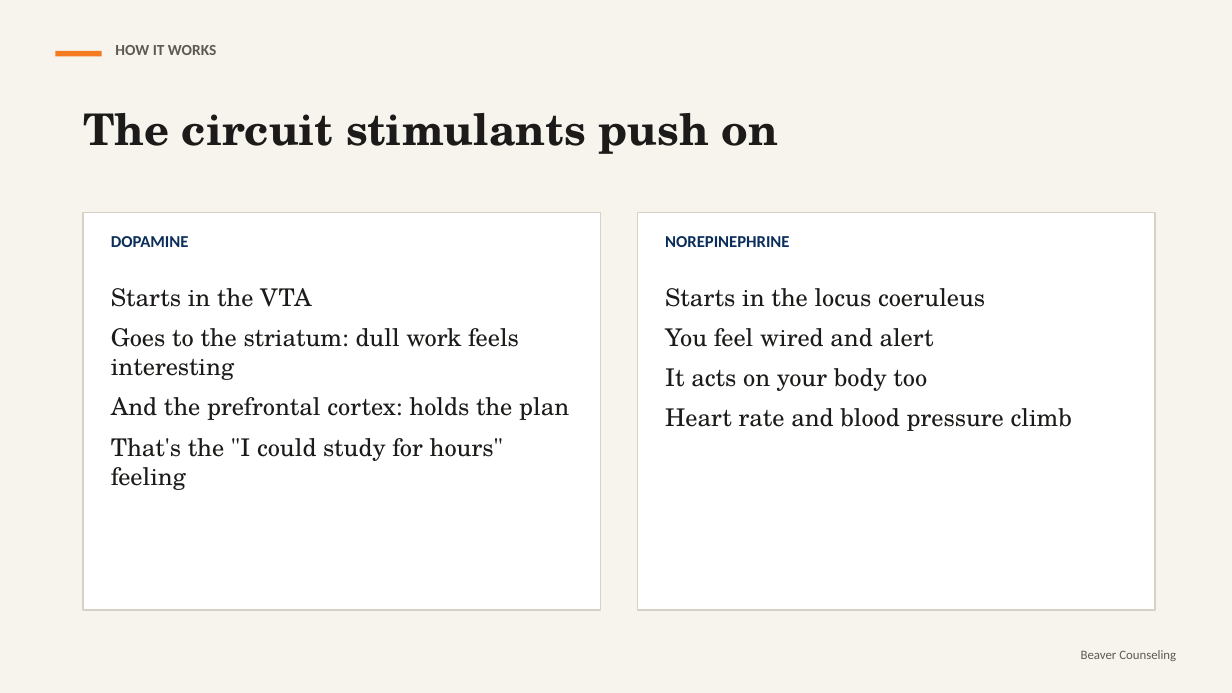
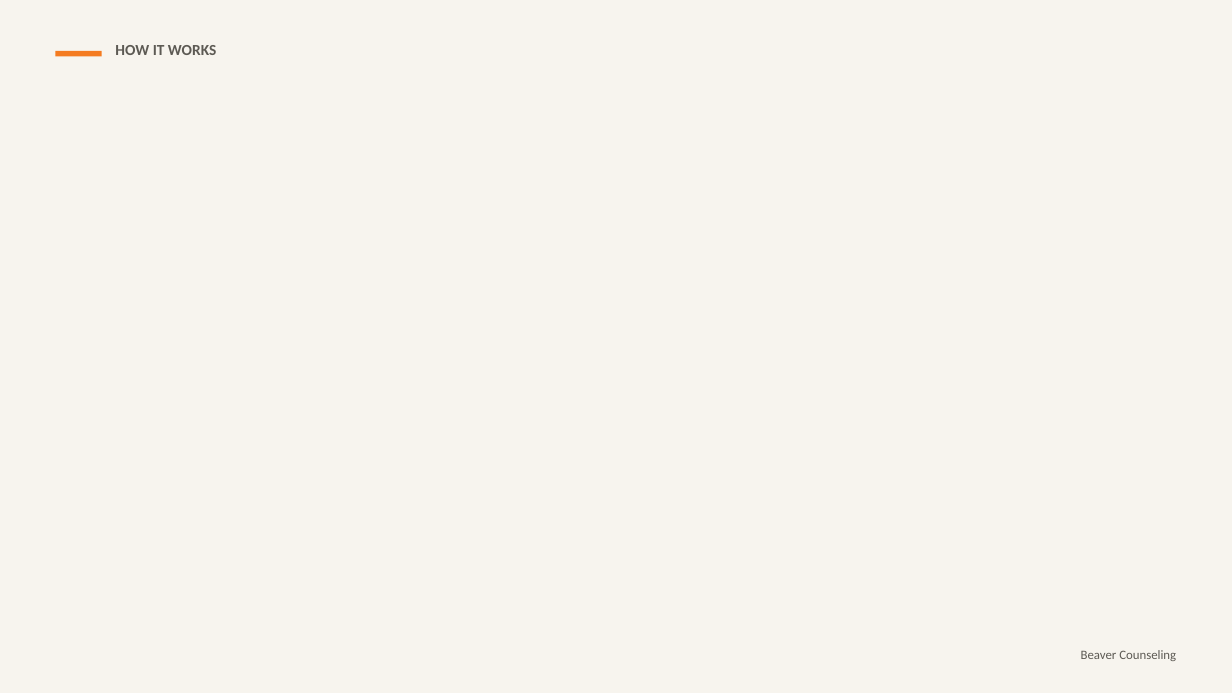
Before and after one commit to rmwtoolkit/bcds-toolkit, a slide deck: slide 11 of decks/study-drugs-and-your-brain-lesson-v2.pptx (slide 4 before the commit). Drawn at 1232x693 pixels with LibreOffice and Linux fonts; fonts in the diff are those of the drawing; background and template pictures are left out. Boxes give left, top, right and bottom in pixels: in the first picture for what was removed or moved away, otherwise in the second. Text is boxed around its words. In the diff, an @@ line names an element or a change of style, - is before the commit and + after.

```diff
--- a/decks/study-drugs-and-your-brain-lesson-v2.pptx
+++ b/decks/study-drugs-and-your-brain-lesson-v2.pptx
@@ text removed at (83, 113, 777, 154) @@
-The circuit stimulants push on
@@ rectangle removed at (83, 213, 601, 610) @@
@@ text removed at (111, 236, 189, 247) @@
-DOPAMINE
@@ rectangle removed at (638, 213, 1155, 610) @@
@@ text removed at (665, 236, 789, 247) @@
-NOREPINEPHRINE
@@ text removed at (111, 288, 569, 490) @@
-Starts in the VTA
-Goes to the striatum: dull work feels interesting
-And the prefrontal cortex: holds the plan
-That's the "I could study for hours" feeling
@@ text removed at (665, 288, 985, 391) @@
-Starts in the locus coeruleus
-You feel wired and alert
-It acts on your body too
-Heart rate and blood pressure climb
```
Also in this commit, not shown: 9 other slides changed, 23 slides added, 2 slides removed, 17 other files.
